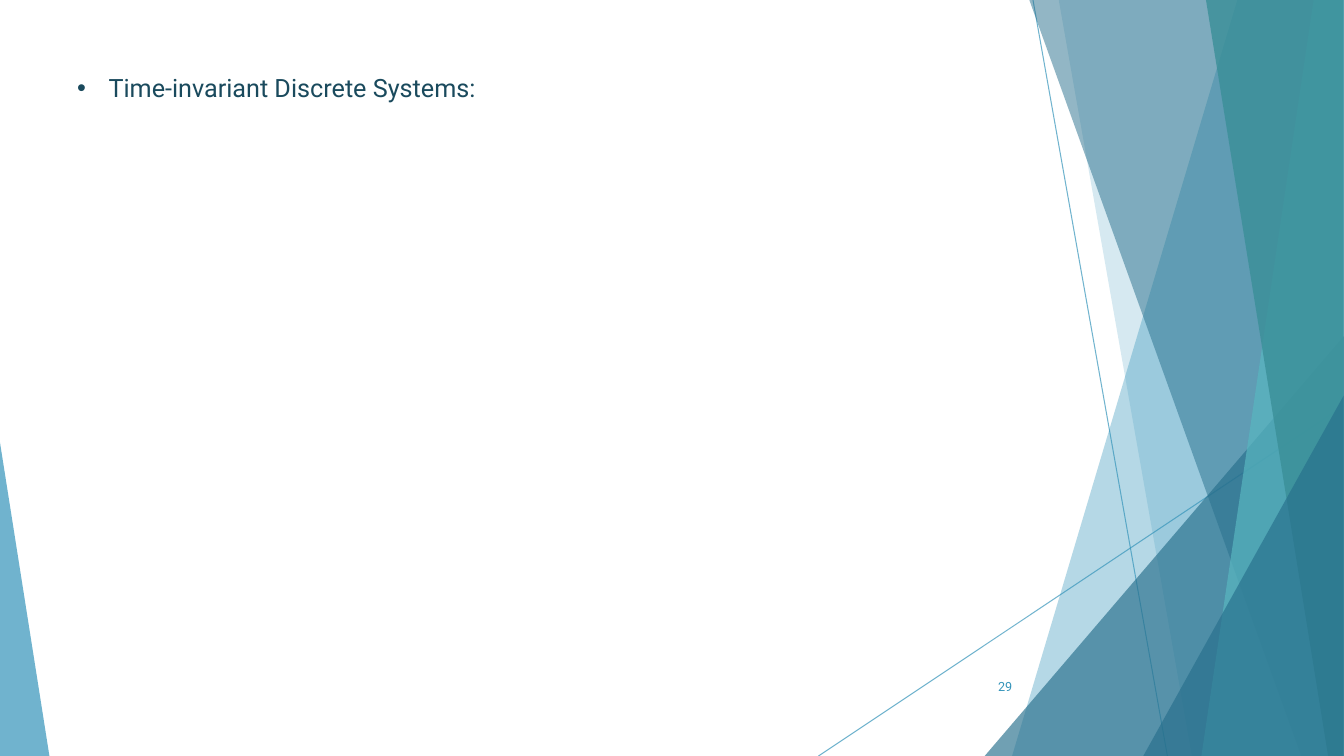
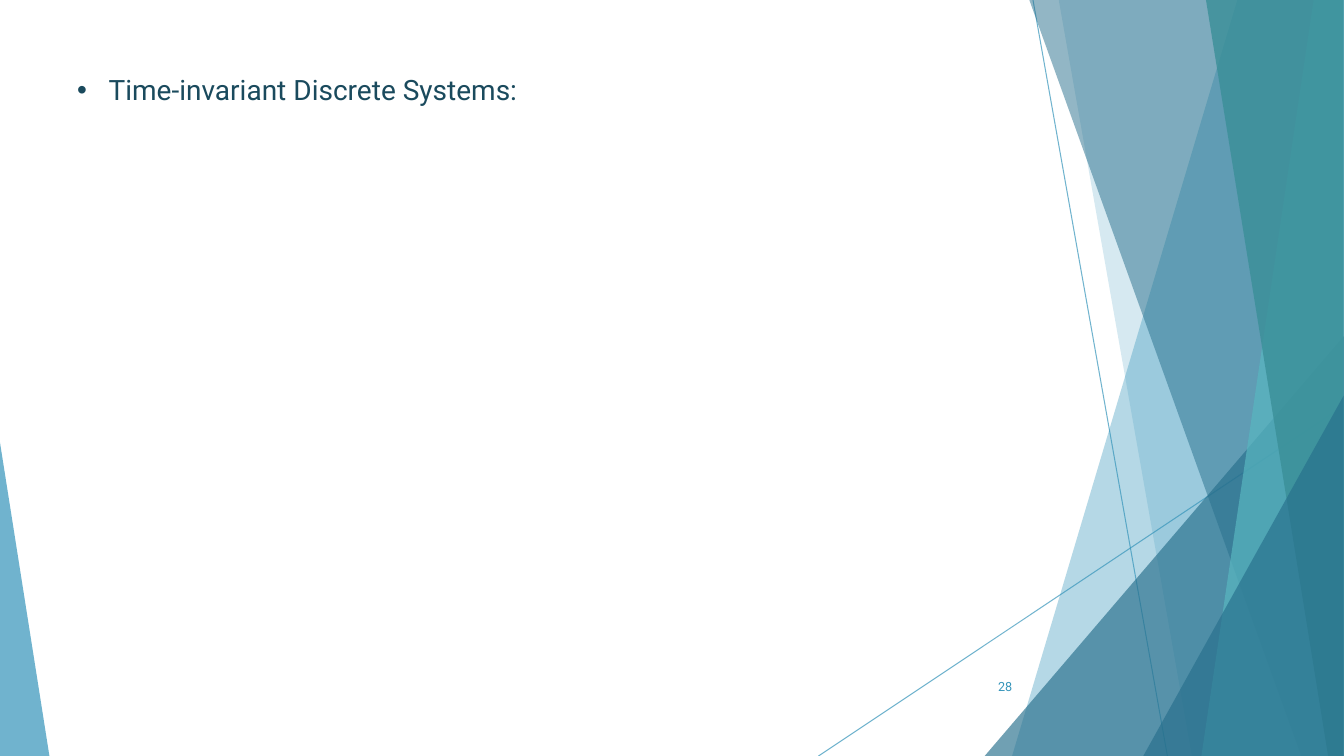
Before and after one commit to AhMjOU/DSP2, a slide deck: slide 28 of lec2.pptx (slide 29 before the commit). Drawn at 1344x756 pixels with LibreOffice and Linux fonts; fonts in the diff are those of the drawing. Boxes give left, top, right and bottom in pixels: in the first picture for what was removed or moved away, otherwise in the second. Text is boxed around its words. In the diff, an @@ line names an element or a change of style, - is before the commit and + after.

```diff
--- a/lec2.pptx
+++ b/lec2.pptx
@@ text "Time-invariant Discrete Systems:" at <box>109,79,517,106</box>: size 18 to 20 pt @@
```
Also in this commit, not shown: 3 other slides changed, 1 slide added, 1 slide removed, 1 other file.
